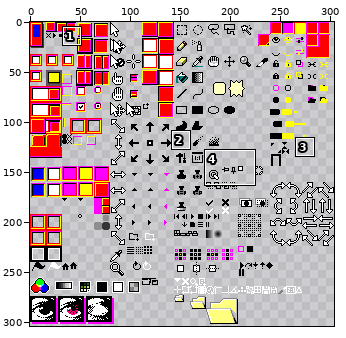
One commit to this sprite sheet: Aseprite 95/template/sheet.png. The picture above shows the old version from afar; the outline marks the close-up.
Close-up. The starting point:
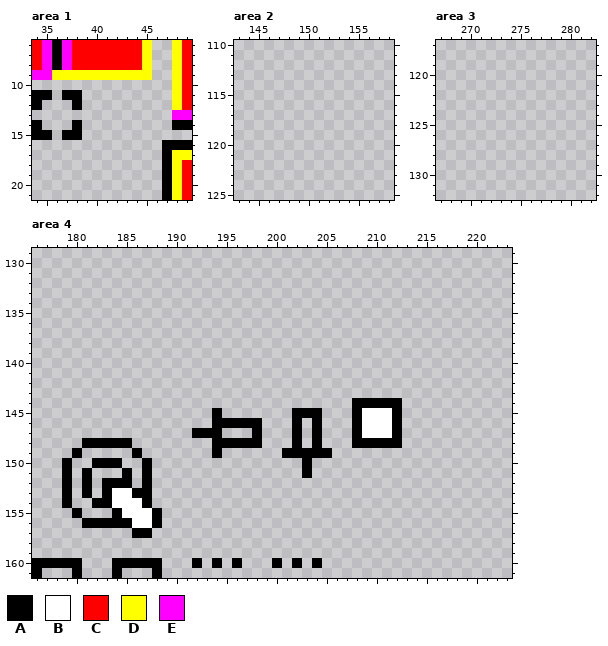
The file is 304x304 pixels. Pixels under 10% opacity are left out. Colours within 5 levels of each other are drawn and written as one. Shown: area 1: x 34..49, y 6..21; area 2: x 143..158, y 110..125; area 3: x 267..282, y 117..132; area 4: x 176..223, y 129..161. The commit also changed other parts of the picture, which this record leaves out.
Palette (. is transparent): A #000000  B #ffffff  C #ff0000  D #ffff00  E #ff00ff
Pixels before, area 1, first column x 34:
 6 CEAECCCCCCCD..DC
 7 CEAECCCCCCCD..DC
 8 CEAECCCCCCCD..DC
 9 EEDDDDDDDDDD..DC
10 ..............DC
11 AA.AA.........DC
12 A...A.........DC
13 ..............EE
14 A...A.........AA
15 AA.AA...........
16 .............AAA
17 .............ADD
18 .............ADC
19 .............ADC
20 .............ADC
21 .............ADC
Pixels before, area 4, first column x 176:
144 ................................AAAAA
145 ..................A.......AAA...ABBBA
146 ..................AAAAA...A.A...ABBBA
147 ................AAA...A...A.A...ABBBA
148 .....AAAAA........AAAAA...A.A...AAAAA
149 ....A.....A.......A......AAAAA.......
150 ...A..AAA..A...............A.........
151 ...A.A...A.A...............A.........
152 ...A.A.AAA.A.........................
153 ...A.A.ABBAA.........................
154 ...A..AABBBA.........................
155 ....A...ABBBA........................
156 .....AAAAABBA........................
157 ..........AA.........................
158 .....................................
159 .....................................
160 AAAAA...AAAAA...A.A.A...A.A.A........
161 A...A...A...A........................
The same view after the edit:
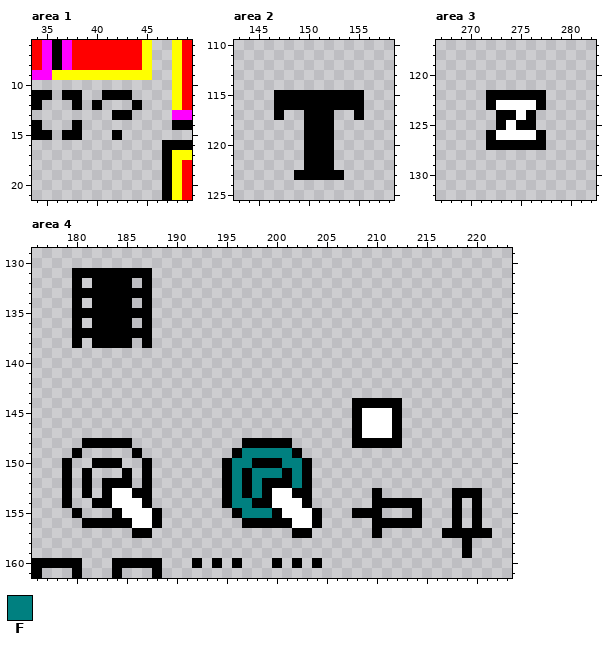
Colours new in this view: F #008080
Diff:
Area 1:
y 11: x 41..43 ... -> AAA
y 12: x 40 . -> A; x 44 . -> A
y 13: x 42..43 .. -> AA
y 15: x 42 . -> A
Area 2:
y 115..116: x 147..155 ......... -> AAAAAAAAA
y 117: x 147 . -> A; x 150..152 ... -> AAA; x 155 . -> A
y 118..122: x 150..152 ... -> AAA
y 123: x 149..153 ..... -> AAAAA
Area 3:
y 122: x 272..277 ...... -> AAAAAA
y 123: x 272..277 ...... -> ABBBBA
y 124: x 273..276 .... -> AABA
y 125: x 273..276 .... -> ABAA
y 126: x 272..277 ...... -> ABBBBA
y 127: x 272..277 ...... -> AAAAAA
Area 4:
y 131: x 180..187 ........ -> AAAAAAAA
y 132: x 180 . -> A; x 182..185 .... -> AAAA; x 187 . -> A
y 133: x 180..187 ........ -> AAAAAAAA
y 134: x 180 . -> A; x 182..185 .... -> AAAA; x 187 . -> A
y 135: x 180..187 ........ -> AAAAAAAA
y 136: x 180 . -> A; x 182..185 .... -> AAAA; x 187 . -> A
y 137: x 180..187 ........ -> AAAAAAAA
y 138: x 180 . -> A; x 182..185 .... -> AAAA; x 187 . -> A
y 145: x 194 A -> .; x 202..204 AAA -> ...
y 146: x 194..198 AAAAA -> .....; x 202 A -> .; x 204 A -> .
y 147: x 192..194 AAA -> ...; x 198 A -> .; x 202 A -> .; x 204 A -> .
y 148: x 194..196 AAA -> ...; x 199..202 ...A -> AAA.; x 204 A -> .
y 149: x 194 A -> .; x 196..201 .....A -> AFFFFF; x 203..205 AAA -> ...
y 150: x 195..202 ........ -> AFFAAAFF
y 151: x 195..202 ........ -> AFAFFFAF
y 152: x 195..203 ......... -> AFAFAAAFA
y 153: x 195..203 ......... -> AFAFABBAA; x 210 . -> A; x 218..220 ... -> AAA
y 154: x 195..203 ......... -> AFFAABBBA; x 210..214 ..... -> AAAAA; x 218 . -> A; x 220 . -> A
y 155: x 196..204 ......... -> AFFFABBBA; x 208..210 ... -> AAA; x 214 . -> A; x 218 . -> A; x 220 . -> A
y 156: x 197..204 ........ -> AAAAABBA; x 210..214 ..... -> AAAAA; x 218 . -> A; x 220 . -> A
y 157: x 202..203 .. -> AA; x 210 . -> A; x 217..221 ..... -> AAAAA
y 158..159: x 219 . -> A
Boxes around the changes in both close-ups, in picture pixels (x1, y1, x2, y2):
added: (92, 90, 142, 140)
added: (274, 90, 364, 180)
added: (486, 90, 546, 150)
added: (72, 268, 152, 348)
changed: (192, 408, 492, 558)
